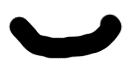
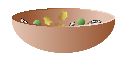
The second 128px x 64px image is a revision of the first. Changes to its layers:
painted on "Hintergrund" over [8, 8, 123, 59]
added layer "Ebene" above "Ebene #2" over [12, 16, 115, 53]
added layer "Ebene #2" above "Ebene #1" over [21, 9, 103, 34]
added layer "Ebene #1" over [13, 9, 114, 26]
